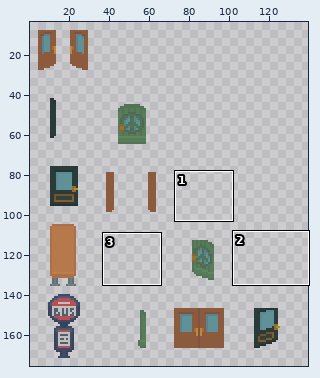
A sprite sheet gets an edit: assets/sprite-atlases/interactable.png. The first picture is a wide view before the edit; the outline marks the close-up.
Close-up. First the earlier version:
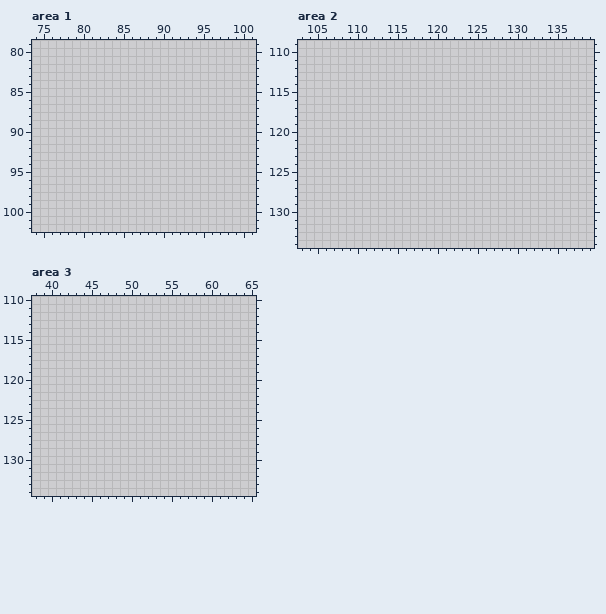
The file is 256x256 pixels. Colours within 5 levels of each other are drawn and written as one. Shown: area 1: x 74..101, y 79..102; area 2: x 103..139, y 109..134; area 3: x 38..65, y 110..134. The old version is drawn lined up with the new one. The wide view leaves out empty margins.
The result:
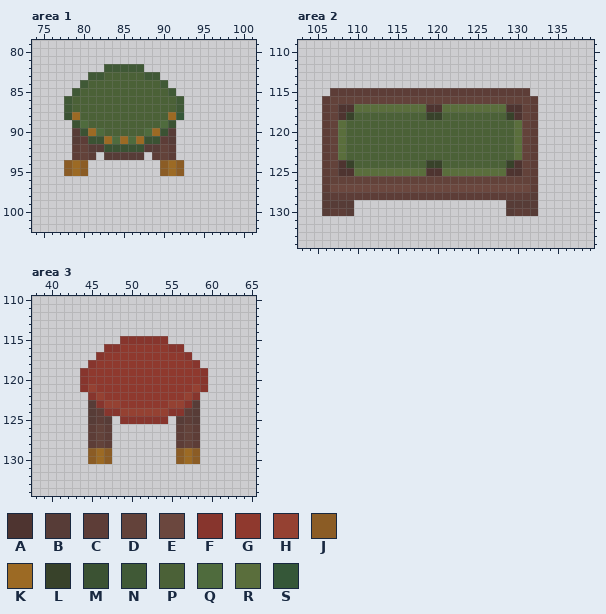
Palette (. is transparent): A #4e3430  B #573c37  C #5d3d37  D #63423a  E #6b473e  F #87352d  G #8f392e  H #954132  J #8b5c25  K #9c6a24  L #38422a  M #3b5233  N #405936  P #4b6137  Q #4f6b3d  R #5a6e3c  S #355738
Log entry: Added interiors to all buildings without them, along with some interactables to go with them
Change:
drawings rearranged on the sheet (the old picture shows each at its new place)
Area 1:
y 82: x 83..87 ..... -> NNNNN
y 83: x 81..89 ......... -> NNPPPPPNN
y 84: x 80..90 ........... -> NPPPPPPPPPN
y 85: x 79..91 ............. -> NPPPPPPPPPPPN
y 86..87: x 78..92 ............... -> NPPPPPPPPPPPPPN
y 88: x 78..92 ............... -> MKPPPPPPPPPPPKS
y 89: x 79..91 ............. -> MQPPPPPPPPPQM
y 90: x 79..91 ............. -> BMKQPPPPPQKMB
y 91: x 79..91 ............. -> BCMMKQKQKMMCB
y 92: x 79..91 ............. -> CDBBMMMMMBBDC
y 93: x 79..81 ... -> CDC; x 83..87 ..... -> BBBBB; x 89..91 ... -> CDC
y 94..95: x 78..80 ... -> JKJ; x 90..92 ... -> JKJ
Area 2:
y 115: x 107..131 ......................... -> CCCCCCCCCCCCCCCCCCCCCCCCC
y 116: x 106..132 ........................... -> CDDDDDDDDDDDDDDDDDDDDDDDDDC
y 117: x 106..132 ........................... -> CDAARRRRRRRRRAARRRRRRRRAADC
y 118: x 106..132 ........................... -> CDALPPPPPPPPPLLPPPPPPPPLADC
y 119..123: x 106..132 ........................... -> CDRPPPPPPPPPPPPPPPPPPPPPRDC
y 124: x 106..132 ........................... -> CDALPPPPPPPPPLLPPPPPPPPLADC
y 125: x 106..132 ........................... -> CDAARRRRRRRRRAARRRRRRRRAADC
y 126: x 106..132 ........................... -> CDDDDDDDDDDDDDDDDDDDDDDDDDC
y 127: x 106..132 ........................... -> CEEEEEEEEEEEEEEEEEEEEEEEEEC
y 128: x 106..132 ........................... -> BCCCCCCCCCCCCCCCCCCCCCCCCCB
y 129: x 106..109 .... -> BBBB; x 129..132 .... -> BBBB
y 130: x 106..109 .... -> BCCB; x 129..132 .... -> BCCB
Area 3:
y 115: x 49..54 ...... -> FFFFFF
y 116: x 47..56 .......... -> FFGGGGGGFF
y 117: x 46..57 ............ -> FGGGGGGGGGGF
y 118: x 45..58 .............. -> FGGGGGGGGGGGGF
y 119..120: x 44..59 ................ -> FGGGGGGGGGGGGGGF
y 121: x 44..59 ................ -> FHGGGGGGGGGGGGHF
y 122: x 45..58 .............. -> FHGGGGGGGGGGHF
y 123: x 45..58 .............. -> BFHHGGGGGGHHFB
y 124: x 45..58 .............. -> BCFFHHHHHHFFCB
y 125: x 45..47 ... -> BCB; x 49..54 ...... -> FFFFFF; x 56..58 ... -> BCB
y 126..128: x 45..47 ... -> CDC; x 56..58 ... -> CDC
y 129..130: x 45..47 ... -> JKJ; x 56..58 ... -> JKJ
Where, in picture pixels (left, top, right, bottom), the same in both close-ups:
added: (64, 64, 184, 176)
added: (322, 88, 538, 216)
added: (80, 336, 208, 464)
